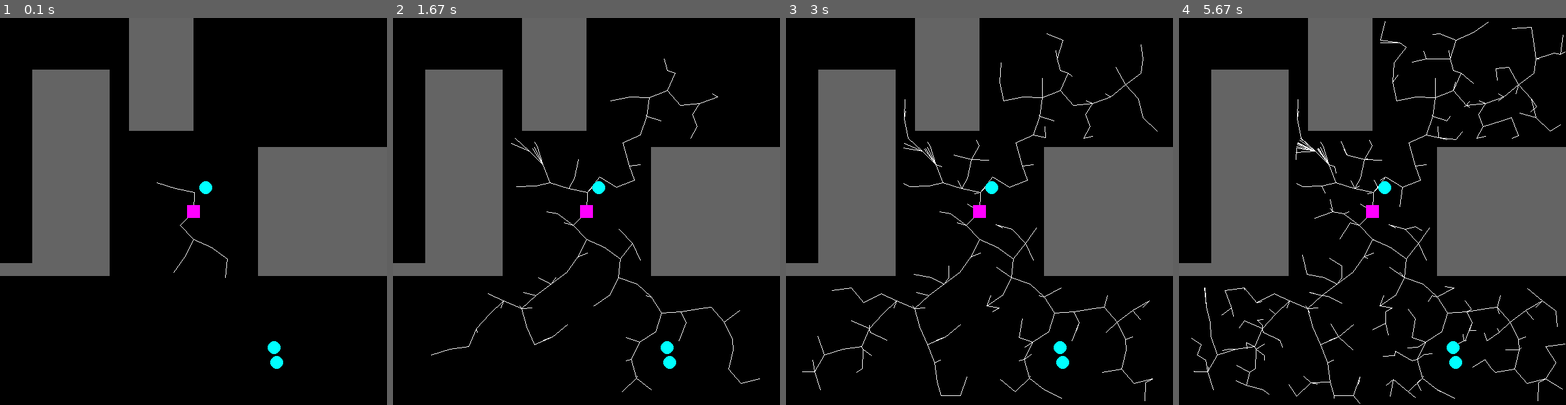
Above: before the commit, frames 1-4 (left to right).
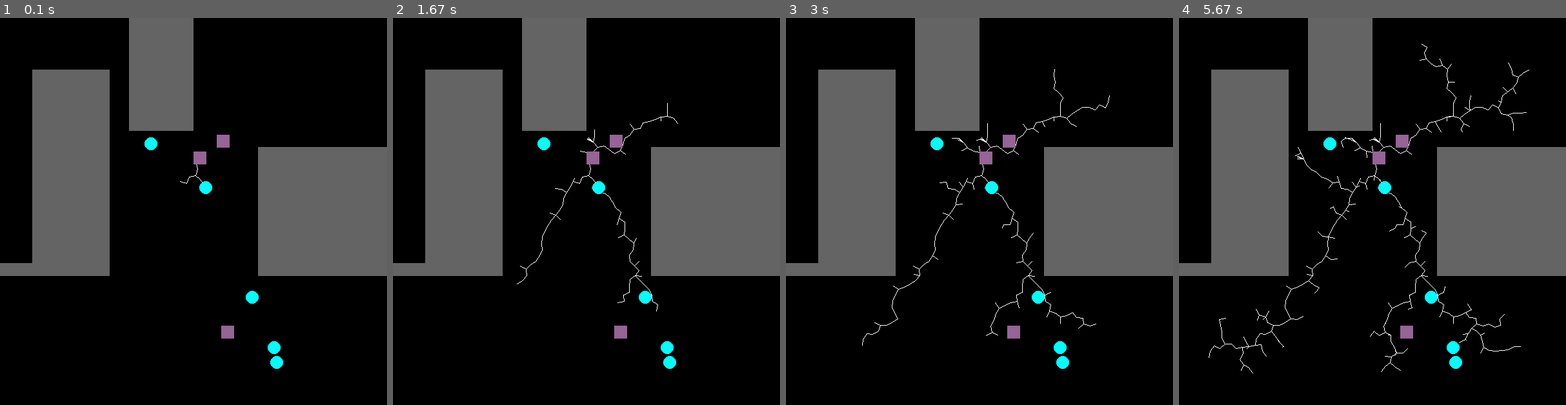
Above: after the commit, the same moments.

Repository: paulaksm/AIProj
Game: pygame game, started from environment.py
The game is run twice, just before and just after one commit, with the same random seed, the same clock (stepped at 60 frames per second) and the same inputs. The source is Python 2; it was converted automatically to run under Python 3.
Inputs:
- Up to frame 1 (0.1 s): no input
- Up to frame 2 (1.67 s): no input
- Up to frame 3 (3 s): no input
- Up to frame 4 (5.67 s): no input

The runs differ from the first frame. In frame 1, 0.7% of the frame differs, in the area x 37-67%, y 30-83%; in frame 2, 1.5%; in frame 3, 2.1%; in frame 4, 3.0%, in the area x 3-100%, y 0-100%.

Commit message:
Each robot now finds a path to each trashcan
Next step, find paths between trashcans

Diff:
--- a/environment.py
+++ b/environment.py
@@ -14,14 +14,14 @@
 from math import cos, sin, atan2, sqrt
 
 SIZE = WIDTH, HEIGHT = 600, 600
-N_TRASHCANS = 3
-N_ROBOTS = 1
+N_TRASHCANS = 5
+N_ROBOTS = 3
 ROBOT_WIDTH = 20
 ROBOT_HEIGHT = 20
 MAX_NODES = 10000
-STEP_LENGTH = 30.0
-
-screen = pygame.display.set_mode(SIZE);
+STEP_LENGTH = 10.0
+
+screen = pygame.display.set_mode(SIZE)
 clock = pygame.time.Clock()
 
 walls = []
@@ -46,7 +46,7 @@
     walls.append(pygame.Rect((200,0),(100,175)))
 
     for i in walls:
-        pygame.draw.rect(screen, (100,100,100), i)
+        pygame.draw.rect(screen, (100, 100, 100), i)
 
 def collides(p):
     "checks if a rectangle collides with the walls"
@@ -91,11 +91,6 @@
 def main():
     pygame.init()
 
-    "Robot node (root of tree)"
-    init_node = Node([300, 300], None)
-    nodes = []
-    nodes.append(init_node)
-
     trashcan_status = []
 
     init_map()
@@ -124,13 +119,22 @@
     count = 0
 
     goal_dist = []
-
-    robot = [300, 300]
-    objRobot = pygame.Rect([robot[0] - ROBOT_WIDTH/2, robot[1] - ROBOT_HEIGHT/2, ROBOT_WIDTH, ROBOT_HEIGHT])
+    nodes = []
+
+    "Initialize robots"
+    robots = np.random.randint(50, 600-50, (N_ROBOTS, 2))
+    for i in range(N_ROBOTS):
+        while collides((robots[i][0], robots[i][1])):
+            robots[i] = np.random.randint(50, 600-50, 2)
+
+    curr_robot = 0
 
     while running:
 
         if curr_state == 'build':
+            #print(robots[curr_robot])
+            init_node = Node(robots[curr_robot], None)
+            nodes.append(init_node)
             count += 1
             if count < MAX_NODES:
                 foundNext = False
@@ -170,21 +174,34 @@
 
                 curr_node = trashcan_status[numerator][2]
                 while curr_node.parent != None:
-                    pygame.draw.line(screen, (150,50,0), curr_node.coord, curr_node.parent.coord, 5)
+                    pygame.draw.line(screen, (150, 50, 0), curr_node.coord, curr_node.parent.coord, 5)
                     goal_dist[numerator] += eucl_dist(curr_node.coord, curr_node.parent.coord)
                     curr_node = curr_node.parent
-
+            trashcans_found = 0;
+            for i in range(N_TRASHCANS):
+                trashcan_status[i] = (trashcans[i], False, nodes[-1])
+            print(curr_robot)
+            if curr_robot != N_ROBOTS-1:
+                curr_state = 'build'
+            else:
+                goal = True
+                running = False
+            nodes = []
+            curr_robot += 1
                 #trashcans[0].coord[0] +=
 
-            running = False
+            #running = False
+
+        for idx, i in enumerate(robots):
+            pygame.draw.rect(screen, (150, 100, 150), [i[0] - ROBOT_WIDTH/2, i[1] - ROBOT_HEIGHT/2, ROBOT_WIDTH, ROBOT_HEIGHT])
 
         for idx, i in enumerate(trashcans):
             pygame.draw.circle(screen, (0, 255, 255) , [i[0],i[1]], 10)
-            if (pygame.Rect(i[0],i[1],10,10).colliderect(objRobot)):
-                trashcans = np.delete(trashcans, np.s_[idx:idx+1], axis=0)
-                print("Checked trashcan", idx)
-
-        pygame.draw.rect(screen, (255, 0, 255), objRobot)
+        #    if (pygame.Rect(i[0],i[1],10,10).colliderect(objRobot)):
+        #        trashcans = np.delete(trashcans, np.s_[idx:idx+1], axis=0)
+        #        print("Checked trashcan", idx)
+
+        #pygame.draw.rect(screen, (255, 0, 255), objRobot)
         for event in pygame.event.get():
             if event.type == pygame.QUIT or (event.type == KEYDOWN and event.key == K_ESCAPE):
                 running = False
